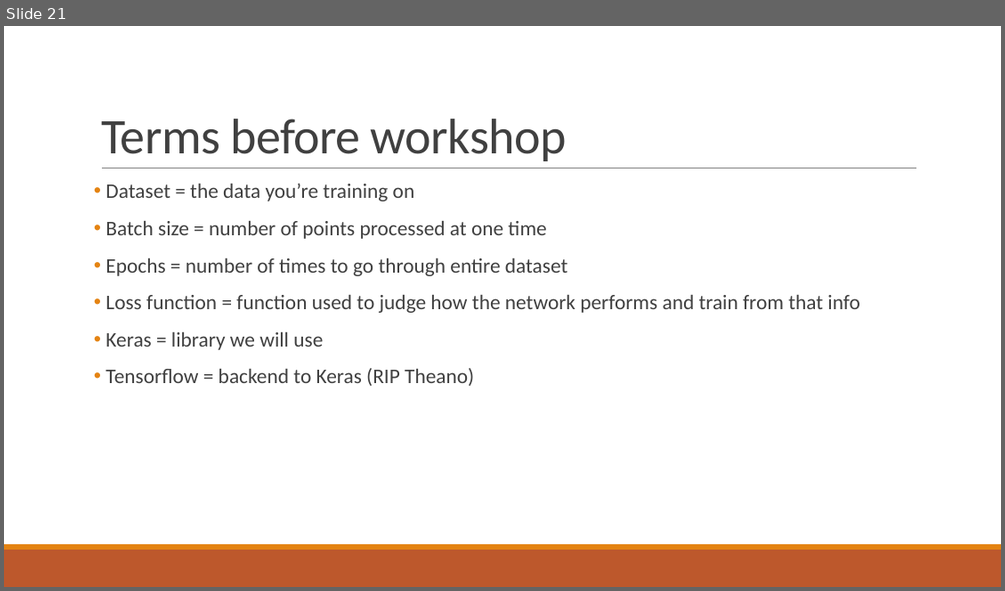
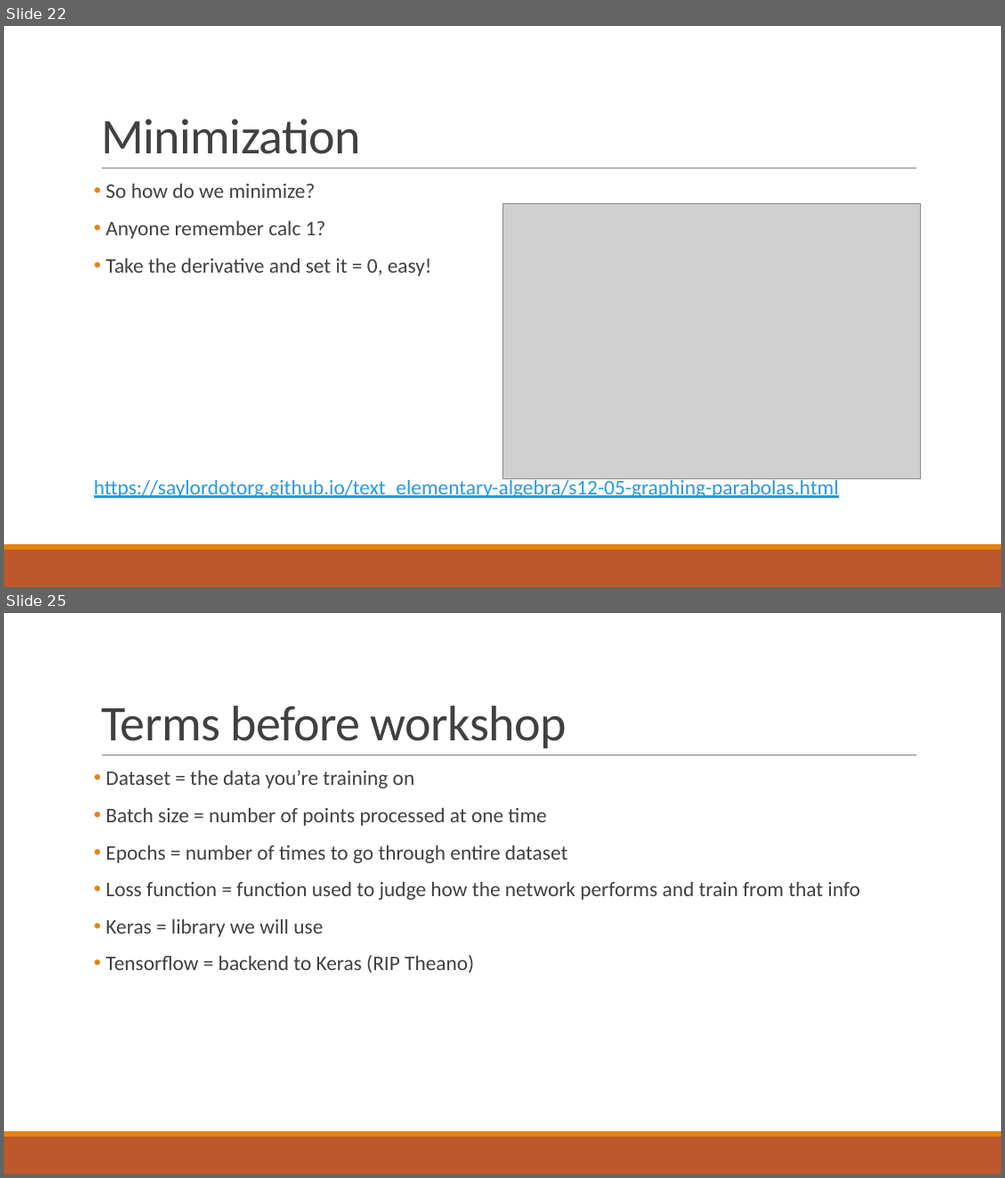
Before and after one commit to santacml/Keras_Talk_IEEE, a slide deck: Talk Files/Yet Another Neural Network Intro (YANNI).pptx. Shown one above the other, each under a label of ours: slide 21 before the commit, slides 22 and 25 after it; the slides between them are not shown. The pictures are 1005x591 and 1005x1178 pixels, drawn with LibreOffice and Linux fonts; fonts in the diff are those of the drawing; grey boxes stand for pictures. Boxes give left, top, right and bottom in pixels: in the first picture for what was removed or moved away, otherwise in the second. Text is boxed around its words. In the diff, an @@ line names an element or a change of style, - is before the commit and + after.

```diff
--- a/Talk Files/Yet Another Neural Network Intro (YANNI).pptx
+++ b/Talk Files/Yet Another Neural Network Intro (YANNI).pptx
@@ slide 22 added at (4,26,1001,587), background #FFFFFF; not listed: 3 template elements that a slide beside it also shows @@
@@ title added at (101,119,361,154), 48 pt, text #404040 @@
+Minimization
@@ text added at (94,184,839,498), 20 pt, text #2998E3, underline @@
+• So how do we minimize?
+• Anyone remember calc 1?
+• Take the derivative and set it = 0, easy!
+https://saylordotorg.github.io/text_elementary-algebra/s12-05-graphing-parabolas.html
@@ picture added at (502,204,921,479) @@
@@ what was slide 21 is now slide 25 @@
```
Also in this commit, not shown: 15 slides changed, 3 other slides added.
